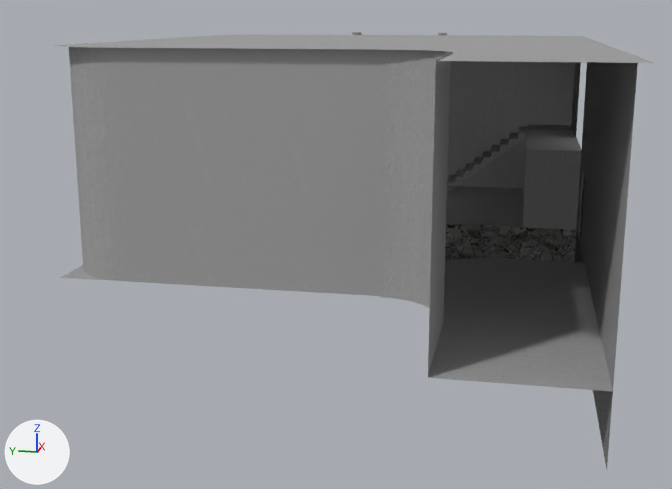
Two versions of the FBX model LD46/Assets/Models/Modular_Building/Env_lvl_01_room_1.FBX, one commit apart.
The view is the same before and after, from a 50 mm lens placed at (-31.9, -5.6, 5.3), pointed at (-0.7, 0.6, -2.5). The lights are fixed; the arrows at lower left show +X, +Y and +Z. Objects named as collision shapes, trigger or cutter boxes, shadow casters or lower levels of detail are left out. Where no turn or scale is listed for an object, it has been applied to the vertices. Vertices at the same position are counted once.

The first picture shows 'Env_lvl_01_room_1_mesh'.
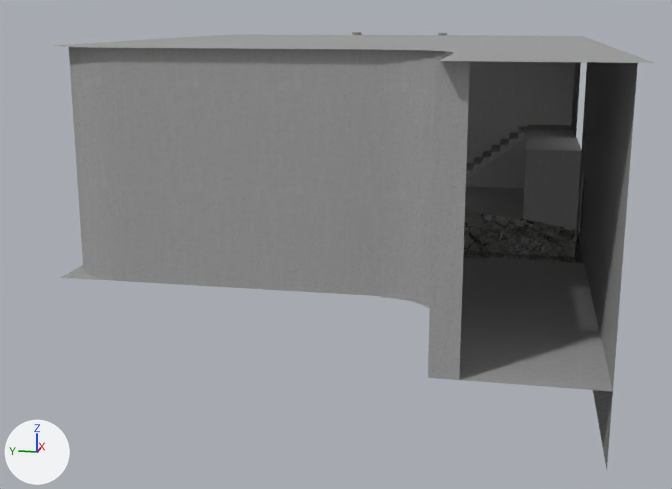
Commit message: geometry level

The change, as a list of edits to the scene's bpy script:
```text
Change me_mesh:
    used by ob_env_lvl_01_room_1_mesh; location = (0.0, 0.0, 0.0)
    verts and faces of me_mesh; kept vertices keep their numbers, new ones are numbered from 1603
    before: 65 (-12.3, -3.8, -2.6) at pixel (427, 377), 68 (-12.3, -3.8, 0.4) at pixel (431, 247), 70 (-12.3, -3.8, 4.4) at pixel (435, 59)
    remove me_mesh.from_pydata(...)  # 1603 vertices, 2510 faces; spans x -12.7..12.8, y -8.3..8.6, z -4.4..4.6
    add me_mesh.from_pydata(...)  # 1635 vertices, 2562 faces; spans x -12.7..12.8, y -8.3..8.6, z -4.4..4.6
    me_mesh part 1
    1 vertex is removed from x -0.3, y -2.6, z -2.9
    23 faces are deleted
    13 vertices in x 3.3..4.6, y -7.3..-4.2, z -3.5..-2.4 move by (0.0, 0.0, 0.3)
    13 vertices in x 3.3..4.5, y -7.1..-3.6, z -3.3..-2.5 move by (0.0, 0.0, 0.2)
    12 vertices in x -1.3..-0.1, y -6.1..0.0, z -3.1..-2.7 move by (-0.2, 0.0, -0.1)
    7 vertices in x -0.5..0.6, y -3.7..-2.7, z -3.1..-2.7 move by (-0.6, 0.0, -0.3)
    5 vertices in x -0.4..4.6, y -4.1..-0.2, z -3.3..-2.7 move by (-0.1, 0.0, 0.2)
    5 vertices in x 3.4..4.0, y -7.8..0.2, z -4.2 move by (0.0, 0.0, 0.6)
    106 vertices move from x -1.5..4.7, y -7.9..1.5, z -4.2..-2.5 to x -1.9..5.0, y -8.1..1.5, z -3.8..-1.8
    30 vertices are added at x -1.5..5.2, y -8.3..0.2, z -3.3..-2.0
    63 new faces join them, mat_material__77 (picture img_broken_concrete_jpg)
    8 new faces join them, mat_material__78 (picture img_walls_concrete2_jpg)
    me_mesh part 2
    add for new, old in zip([1603, 1604, 1605], [65, 68, 70]): verts[new] = verts[old] + (0.0, -0.7, 0.0)
    add faces += [(65, 1604, 1603), (65, 68, 1604), (68, 1605, 1604), (68, 70, 1605)]  # mat_concretet (picture img_walls_concrete2_jpg)
    me_mesh part 3: 56 kept faces spanning x -12.3..-4.3, y -3.8..8.2, z -2.6..4.4 get new texture (UV) coordinates
```

Boxes (x1, y1, x2, y2) around the edits, measured in the pictures (672 x 489 px):
part 1 of me_mesh, built on: before (445, 209, 584, 263); after (463, 211, 577, 263)
part 2 of me_mesh, added: after (428, 60, 470, 380)
part 3 of me_mesh, surface changed: before (427, 58, 451, 375); after (427, 58, 442, 306)
